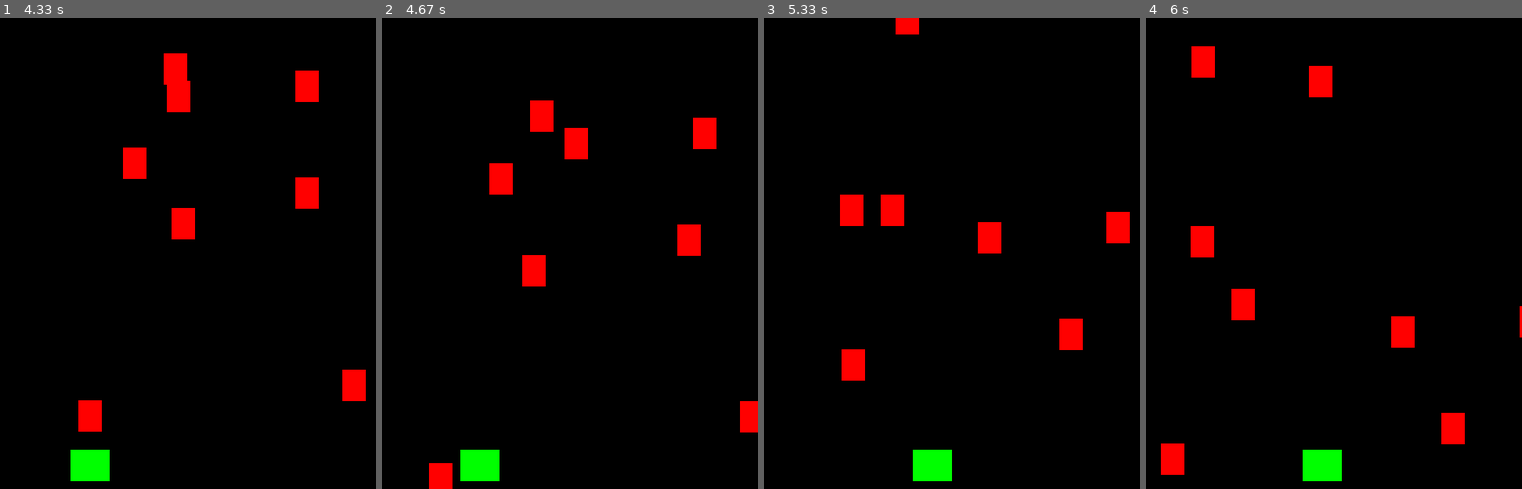
Above: before the commit, frames 1-4 (left to right).
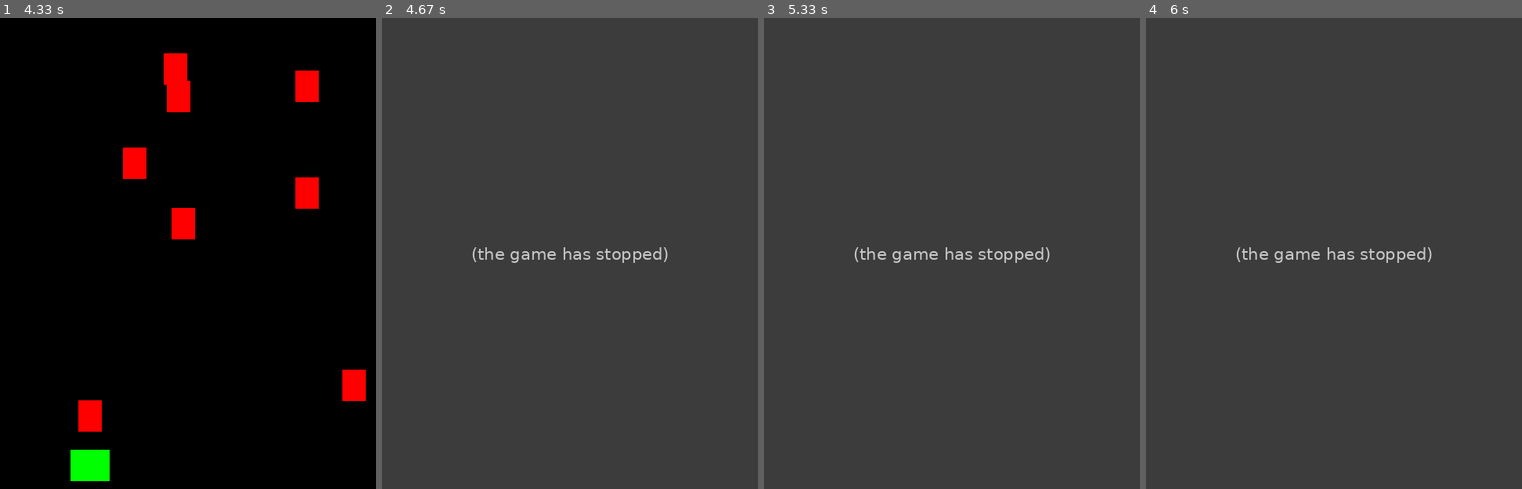
Above: after the commit, the same moments.

Repository: Loctarogar/pygame_shmup
Game: pygame game, started from shmup.py
The game is run twice, just before and just after one commit, with the same random seed, the same clock (stepped at 60 frames per second) and the same inputs.
Inputs:
- Up to frame 1 (4.33 s): hold Left 0.33-0.87 s; hold Left 0.9-1.3 s; hold Right 1.33-1.97 s; hold Left 2-2.47 s; hold Right 2.5-2.97 s; hold Right 3-3.47 s; hold Left 3.5-4.03 s; hold Left from 4.07 s (still down)
- Up to frame 2 (4.67 s): release Left at 4.47 s; hold Right from 4.5 s (still down)
- Up to frame 3 (5.33 s): release Right at 5.13 s; hold Left from 5.17 s (still down)
- Up to frame 4 (6 s): release Left at 5.63 s; hold Right from 5.67 s (still down)

Frame 1 is identical in both runs. In frame 2, 100% of the frame differs, in the area x 0-100%, y 0-100%; in frame 3, 100%; in frame 4, 100%.
After the commit the program exited at 4.42 s; later frames show no game.

Commit message:
stop game if hit

Diff:
--- a/shmup.py
+++ b/shmup.py
@@ -86,6 +86,15 @@
     # Update
     all_sprites.update()
 
+    # check to see if a mob hit the player
+    # False indicate is thing you hit should
+    # be deleted or not
+    hits = pygame.sprite.spritecollide(player, mobs, False)
+    # empty list evaluates to False
+    if hits:
+        running = False
+
+
     # Draw / render
     screen.fill(BLACK)
     all_sprites.draw(screen)
